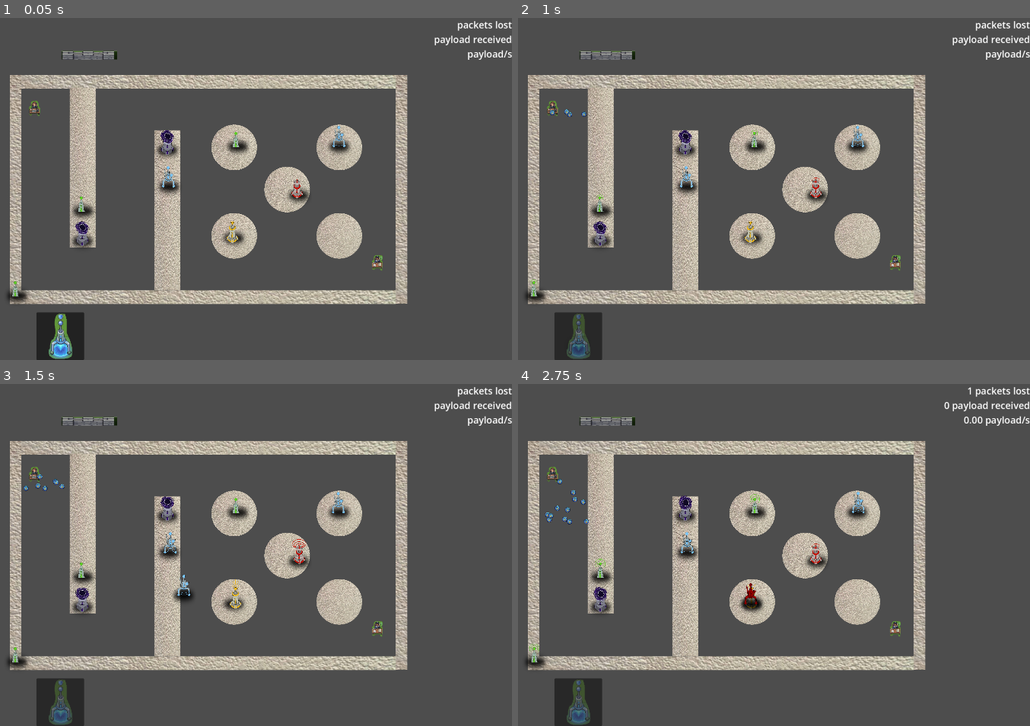
Above: before the commit, frames 1-4 (two rows, left to right).
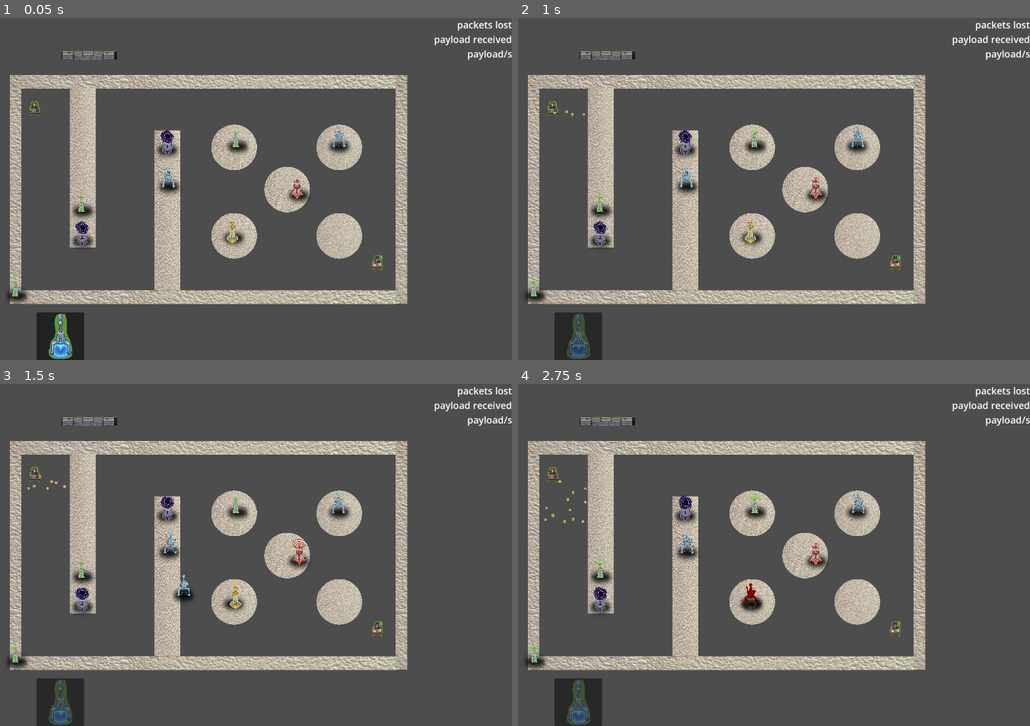
Above: after the commit, the same moments.

Repository: ryupold/ld59
Game: Godot game, scene res://scenes/test_sender.tscn
The game is run twice, just before and just after one commit, with the same random seed, the same clock (stepped at 60 frames per second) and the same inputs. The engine's default icon, where the game draws it, is replaced by a stand-in: a white triangle on a blue panel in a dark square.
Inputs (mouse positions are in pixels of both pictures, inside the frame that each line leads up to):
- Up to frame 1 (0.05 s): no input
- Up to frame 2 (1 s): click (579, 336) at 0.5 s
- Up to frame 3 (1.5 s): drag from (235, 592) to (81, 568) at 1.27 s
- Up to frame 4 (2.75 s): drag from (599, 568) to (753, 592) at 2.02 s

Frame 1 is identical in both runs. In frame 2, less than 0.1% of the frame differs, in the area x 6-14%, y 26-29%; in frame 3, less than 0.1%; in frame 4, 0.3%, in the area x 5-100%, y 0-42%.

Commit message:
add new packet sprites
without changing sprite based on payload yet

Diff:
--- a/ld59-game/entities/packet/packet.tscn
+++ b/ld59-game/entities/packet/packet.tscn
@@ -1,14 +1,14 @@
 [gd_scene format=3 uid="uid://crxtta1ilaygc"]
 
 [ext_resource type="Script" uid="uid://cat60h8kd57yu" path="res://entities/packet/packet.gd" id="1_2lw8n"]
-[ext_resource type="Texture2D" uid="uid://350qv4qrqaji" path="res://concepts/packet.png" id="2_g4aub"]
+[ext_resource type="Texture2D" uid="uid://bkf7prdmnldp6" path="res://entities/packet/sprites/large_package_3.webp" id="2_g4aub"]
 
 [sub_resource type="PhysicsMaterial" id="PhysicsMaterial_g4aub"]
 friction = 0.0
 bounce = 1.0
 
 [sub_resource type="CircleShape2D" id="CircleShape2D_g4aub"]
-radius = 30.0
+radius = 17.15
 
 [node name="Packet" type="RigidBody2D" unique_id=488777420]
 collision_layer = 2
Binary file added: ld59-game/entities/packet/sprites/large_package_0.webp
Not shown, added: ld59-game/entities/packet/sprites/large_package_0.webp.import
Binary file added: ld59-game/entities/packet/sprites/large_package_1.webp
Not shown, added: ld59-game/entities/packet/sprites/large_package_1.webp.import
Binary file added: ld59-game/entities/packet/sprites/large_package_3.webp
Not shown, added: ld59-game/entities/packet/sprites/large_package_3.webp.import
Binary file added: ld59-game/entities/packet/sprites/large_package_4.webp
Not shown, added: ld59-game/entities/packet/sprites/large_package_4.webp.import
Binary file added: ld59-game/entities/packet/sprites/large_package_5.webp
Not shown, added: ld59-game/entities/packet/sprites/large_package_5.webp.import
Binary file added: ld59-game/entities/packet/sprites/large_package_6.webp
Not shown, added: ld59-game/entities/packet/sprites/large_package_6.webp.import
(and 52 more such lines)
